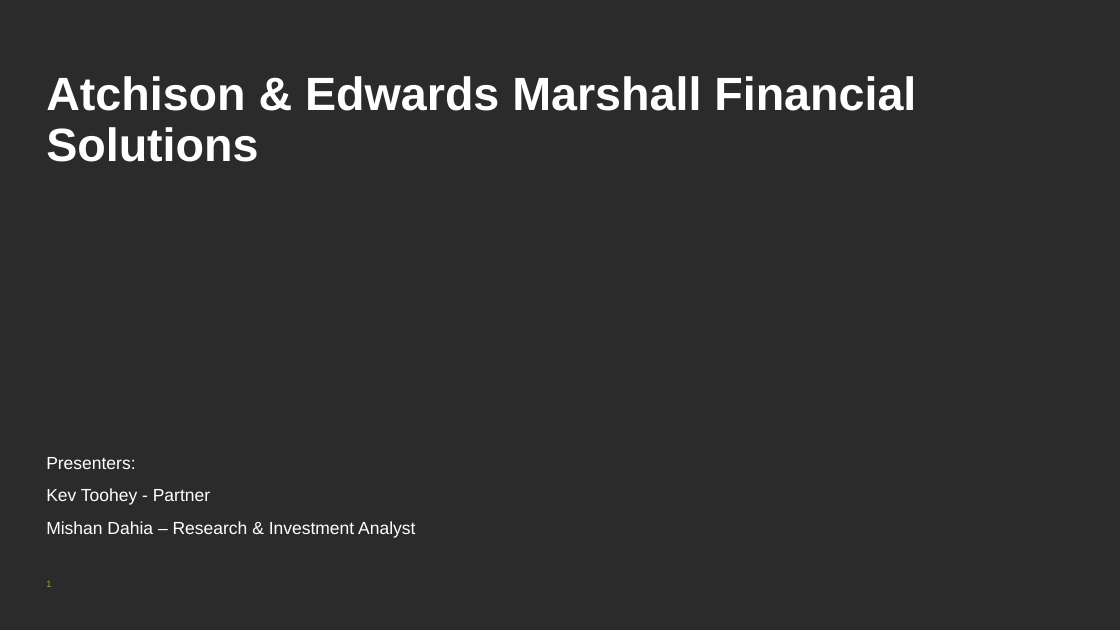
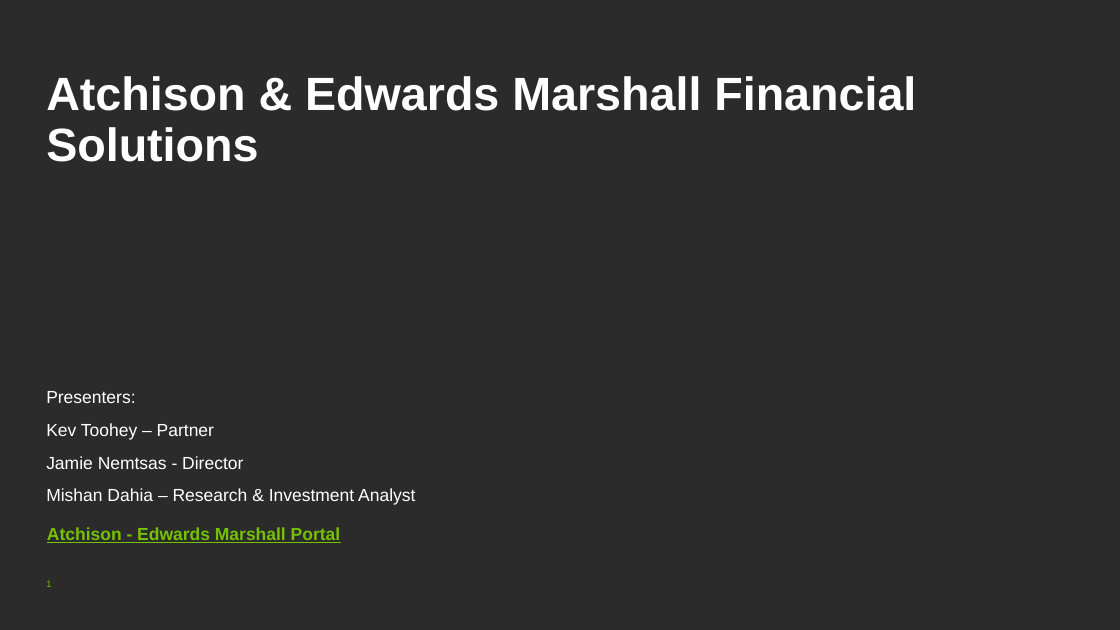
Before and after one commit to AtchisonClients/atchisonclients.github.io, a slide deck: slide 1 of assetsHTML/EMFS/EMFS-Atchison.pptx. Drawn at 1120x630 pixels with LibreOffice and Linux fonts; fonts in the diff are those of the drawing; background and template pictures are left out; a plain dark background stands for a picture behind light text. Boxes give left, top, right and bottom in pixels: in the first picture for what was removed or moved away, otherwise in the second. Text is boxed around its words. In the diff, an @@ line names an element or a change of style, - is before the commit and + after.

```diff
--- a/assetsHTML/EMFS/EMFS-Atchison.pptx
+++ b/assetsHTML/EMFS/EMFS-Atchison.pptx
@@ text at box(46, 423, 243, 469): text changed @@
-Kev Toohey - Partner
+Kev Toohey – Partner
+Jamie Nemtsas - Director
@@ text added at box(47, 527, 341, 543), 15 pt, text #75C104, bold, underline @@
+Atchison - Edwards Marshall Portal
```
Also in this commit, not shown: 8 other slides changed, 5 slides added.
